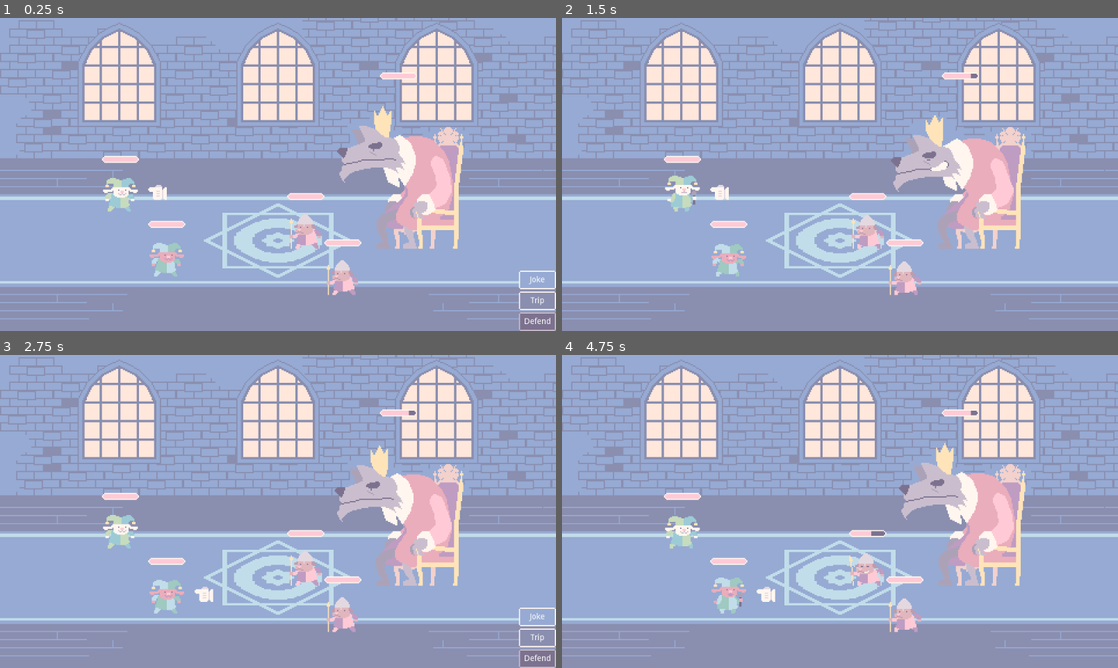
Above: before the commit, frames 1-4 (two rows, left to right).
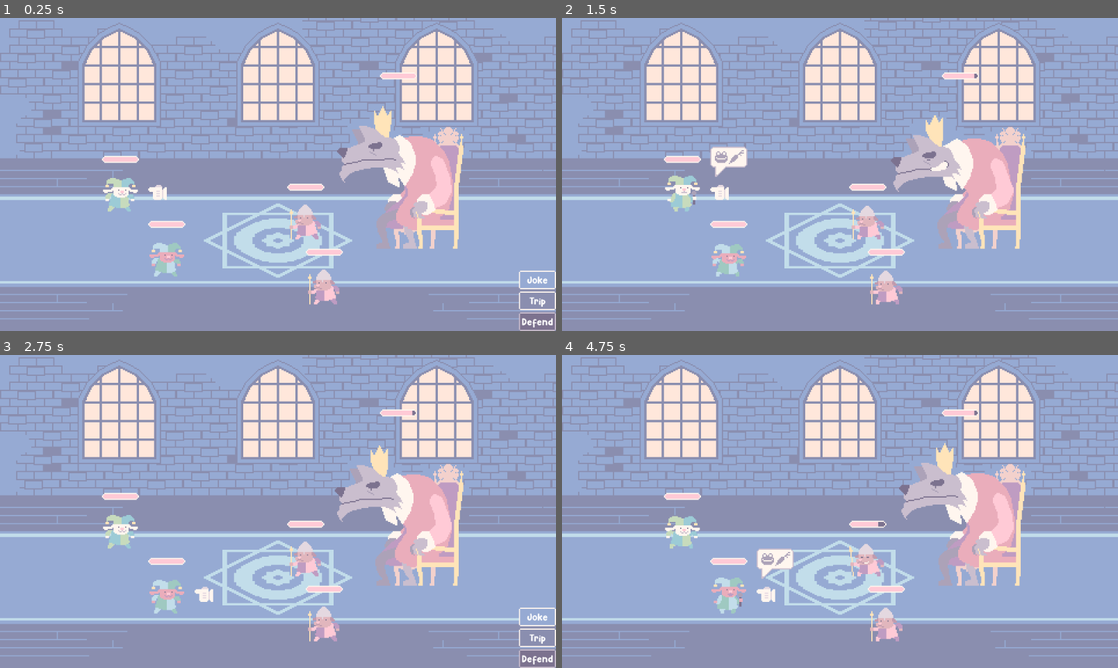
Above: after the commit, the same moments.

Repository: dojeda1/funny-bunny-battle
Game: Godot game, scene res://World.tscn
Two runs of this game, one before a commit and one after it. Both use one fixed random seed, a clock stepped at 60 frames per second and the inputs below.
Inputs:
- Up to frame 1 (0.25 s): no input
- Up to frame 2 (1.5 s): click "Joke" at 0.5 s; tap Enter (ui_accept) at 1.25 s; hold Up (ui_up) from 1.28 s (still down)
- Up to frame 3 (2.75 s): tap Enter (ui_accept) at 1.52, 2.27 s; release Up (ui_up) at 2.03 s; hold Down (ui_down) from 2.03 s (still down)
- Up to frame 4 (4.75 s): release Down (ui_down) at 2.78 s; hold Up (ui_up) 2.78-4.28 s; tap Enter (ui_accept) at 3.77, 4.52 s; hold Down (ui_down) from 4.28 s (still down)

The runs differ from the first frame. In frame 1, 1.9% of the frame differs, in the area x 51-100%, y 52-99%; in frame 2, 2.2%; in frame 3, 2.0%; in frame 4, 2.2%, in the area x 35-75%, y 17-92%.

Commit message:
text bubbles added.

Diff:
--- a/BattleArena.gd
+++ b/BattleArena.gd
@@ -9,11 +9,13 @@
 onready var enemy_group = $EnemyGroup
 onready var graveyard = $Graveyard
 onready var end_game_label = $"%EndGameLabel"
+onready var replay = $"%Replay"
 
 
 # Called when the node enters the scene tree for the first time.
 func _ready():
 	end_game_label.hide()
+	replay.hide()
 	pass # Replace with function body.
 
 
@@ -24,16 +26,26 @@
 func game_win():
 	$BattleTheme.stop()
 	$EndMusicTimer.start()
-	end_game_label.text = "FUNNY BUNNY!"
+	end_game_label.text = "Funny Bunny!"
 
 func game_lose():
-	end_game_label.text = "TO THE DUNGEON!"
+	end_game_label.text = "To The Dungeon!"
 	end_game_label.show()
 	print("TO THE DUNGEON!")
+	show_replay()
 
+func show_replay():
+	replay.show()
+	replay.grab_focus()
 
 func _on_EndMusicTimer_timeout():
 	$VictoryTheme.play()
 	print("FREEDOM GRANTED!")
 	end_game_label.show()
+	show_replay()
 	pass # Replace with function body.
+
+
+func _on_Replay_pressed():
+	get_tree().reload_current_scene()
+	pass # Replace with function body.
--- a/Character.gd
+++ b/Character.gd
@@ -12,6 +12,7 @@
 onready var joke_sfx = $"%Joke"
 onready var trip_sfx = $"%Trip"
 onready var bonk_sfx = $"%Bonk"
+onready var text_bubble = $"%TextBubble"
 onready var battle_arena = get_parent().get_parent()
 
 export var health: int = 100
@@ -22,6 +23,7 @@
 
 # Called when the node enters the scene tree for the first time.
 func _ready():
+	text_bubble.hide()
 	health_bar.max_value = MAX_HEALTH
 	_update_health_bar()
 	ap.play("idle")
@@ -67,6 +69,7 @@
 func end_move():
 	next_actor()
 	ap.play("idle")
+	text_bubble.hide()
 
 func get_focus():
 	focus.show()
@@ -77,6 +80,7 @@
 func joke():
 	joke_sfx.play()
 	ap.play("joke")
+	text_bubble.show()
 
 func trip():
 	trip_sfx.play()
--- /dev/null
+++ b/GameFont.tres
@@ -0,0 +1,6 @@
+[gd_resource type="DynamicFont" load_steps=2 format=2]
+
+[ext_resource path="res://Fonts/Hey Comic.ttf" type="DynamicFontData" id=1]
+
+[resource]
+font_data = ExtResource( 1 )
--- a/Guard.tscn
+++ b/Guard.tscn
@@ -10,6 +10,7 @@
 [ext_resource path="res://SFX/Sound/slide.wav" type="AudioStream" id=8]
 [ext_resource path="res://SFX/Sound/grumpy_grunt.wav" type="AudioStream" id=9]
 [ext_resource path="res://SFX/Sound/bonk.wav" type="AudioStream" id=10]
+[ext_resource path="res://VFX/insult-bubble.png" type="Texture" id=11]
 
 [sub_resource type="CapsuleShape2D" id=1]
 
@@ -185,3 +186,8 @@
 unique_name_in_owner = true
 stream = ExtResource( 10 )
 volume_db = 10.0
+
+[node name="TextBubble" type="Sprite" parent="."]
+unique_name_in_owner = true
+position = Vector2( -40, -24 )
+texture = ExtResource( 11 )
--- a/Jester.tscn
+++ b/Jester.tscn
@@ -10,6 +10,7 @@
 [ext_resource path="res://SFX/Sound/slide.wav" type="AudioStream" id=8]
 [ext_resource path="res://SFX/Sound/bonk.wav" type="AudioStream" id=9]
 [ext_resource path="res://SFX/Sound/cymbal_1.wav" type="AudioStream" id=10]
+[ext_resource path="res://VFX/joke-bubble.png" type="Texture" id=11]
 
 [sub_resource type="CapsuleShape2D" id=1]
 
@@ -153,7 +154,6 @@
 
 [node name="Jester" type="KinematicBody2D"]
 script = ExtResource( 2 )
-joke_power = 20
 
 [node name="Sprite" type="Sprite" parent="."]
 unique_name_in_owner = true
@@ -212,3 +212,8 @@
 unique_name_in_owner = true
 stream = ExtResource( 9 )
 volume_db = 10.0
+
+[node name="TextBubble" type="Sprite" parent="."]
+unique_name_in_owner = true
+position = Vector2( 40, -24 )
+texture = ExtResource( 11 )
--- a/King.tscn
+++ b/King.tscn
@@ -10,6 +10,7 @@
 [ext_resource path="res://SFX/Sound/slide.wav" type="AudioStream" id=8]
 [ext_resource path="res://SFX/Sound/grumpy_grunt.wav" type="AudioStream" id=9]
 [ext_resource path="res://SFX/Sound/bonk.wav" type="AudioStream" id=10]
+[ext_resource path="res://VFX/insult-bubble.png" type="Texture" id=11]
 
 [sub_resource type="CapsuleShape2D" id=1]
 
@@ -183,3 +184,8 @@
 unique_name_in_owner = true
 stream = ExtResource( 10 )
 volume_db = 10.0
+
+[node name="TextBubble" type="Sprite" parent="."]
+unique_name_in_owner = true
+position = Vector2( -72, -56 )
+texture = ExtResource( 11 )
--- a/World.tscn
+++ b/World.tscn
@@ -13,6 +13,12 @@
 [ext_resource path="res://Guard.tscn" type="PackedScene" id=11]
 [ext_resource path="res://VFX/background.png" type="Texture" id=12]
 [ext_resource path="res://VFX/jester-2-Sheet.png" type="Texture" id=13]
+[ext_resource path="res://GameFont.tres" type="DynamicFont" id=14]
+[ext_resource path="res://Fonts/Hey Comic.ttf" type="DynamicFontData" id=15]
+
+[sub_resource type="DynamicFont" id=1]
+size = 32
+font_data = ExtResource( 15 )
 
 [node name="World" type="Node2D"]
 position = Vector2( 0, 8 )
@@ -46,10 +52,10 @@
 position = Vector2( 104, 0 )
 
 [node name="Guard" parent="BattleArena/EnemyGroup" instance=ExtResource( 11 )]
-position = Vector2( 24, 48 )
+position = Vector2( 24, 40 )
 
 [node name="Guard2" parent="BattleArena/EnemyGroup" instance=ExtResource( 11 )]
-position = Vector2( 56, 88 )
+position = Vector2( 40, 96 )
 
 [node name="Graveyard" type="Node2D" parent="BattleArena"]
 
@@ -87,6 +93,7 @@
 [node name="Label" type="Label" parent="CanvasLayer/Abilities/Joke"]
 anchor_right = 1.0
 anchor_bottom = 1.0
+custom_fonts/font = ExtResource( 14 )
 text = "Joke"
 align = 1
 valign = 1
@@ -104,6 +111,7 @@
 [node name="Label" type="Label" parent="CanvasLayer/Abilities/Trip"]
 anchor_right = 1.0
 anchor_bottom = 1.0
+custom_fonts/font = ExtResource( 14 )
 text = "Trip"
 align = 1
 valign = 1
@@ -122,6 +130,7 @@
 [node name="Label" type="Label" parent="CanvasLayer/Abilities/Defend"]
 anchor_right = 1.0
 anchor_bottom = 1.0
+custom_fonts/font = ExtResource( 14 )
 text = "Defend"
 align = 1
 valign = 1
@@ -132,17 +141,39 @@
 anchor_top = 0.5
 anchor_right = 0.5
 anchor_bottom = 0.5
-margin_left = -100.0
-margin_top = -7.0
-margin_right = 100.0
-margin_bottom = 7.0
-text = "FUNNY BUNNY!"
+margin_left = -150.0
+margin_top = -21.0
+margin_right = 150.0
+margin_bottom = 21.0
+custom_fonts/font = SubResource( 1 )
+text = "Funny Bunny!"
 align = 1
+
+[node name="Replay" type="TextureButton" parent="CanvasLayer"]
+unique_name_in_owner = true
+margin_left = 448.0
+margin_top = 296.0
+margin_right = 512.0
+margin_bottom = 328.0
+texture_normal = ExtResource( 7 )
+texture_pressed = ExtResource( 5 )
+texture_hover = ExtResource( 5 )
+texture_disabled = ExtResource( 6 )
+texture_focused = ExtResource( 5 )
+
+[node name="Label" type="Label" parent="CanvasLayer/Replay"]
+anchor_right = 1.0
+anchor_bottom = 1.0
+custom_fonts/font = ExtResource( 14 )
+text = "Replay"
+align = 1
+valign = 1
 
 [connection signal="start_enemy" from="BattleArena/PlayerGroup" to="BattleArena/EnemyGroup" method="_on_PlayerGroup_start_enemy"]
 [connection signal="start_player" from="BattleArena/EnemyGroup" to="BattleArena/PlayerGroup" method="_on_EnemyGroup_start_player"]
 [connection signal="timeout" from="BattleArena/EndMusicTimer" to="BattleArena" method="_on_EndMusicTimer_timeout"]
 [connection signal="pressed" from="CanvasLayer/Abilities/Joke" to="BattleArena/PlayerGroup" method="_on_Joke_pressed"]
 [connection signal="pressed" from="CanvasLayer/Abilities/Trip" to="BattleArena/PlayerGroup" method="_on_Trip_pressed"]
+[connection signal="pressed" from="CanvasLayer/Replay" to="BattleArena" method="_on_Replay_pressed"]
 
 [editable path="BattleArena/PlayerGroup/Jester2"]
Binary file added: Fonts/Hey Comic.ttf
Not shown: 1 places in Guard.tscn that only renumber resources
Not shown: 1 places in Jester.tscn that only renumber resources
Not shown: 1 places in King.tscn that only renumber resources
Binary file added: VFX/insult-bubble.png
Not shown, added: VFX/insult-bubble.png.import
Binary file added: VFX/joke-bubble.png
Not shown, added: VFX/joke-bubble.png.import
Not shown: 1 places in World.tscn that only renumber resources
